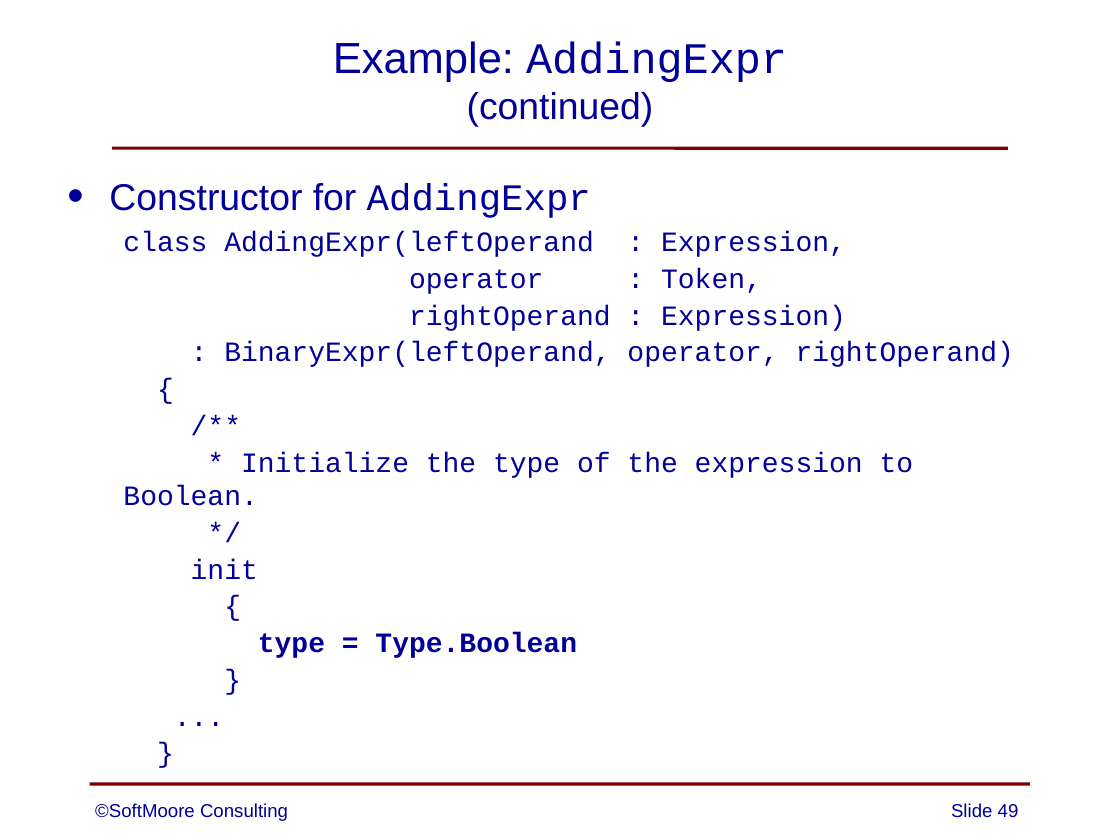
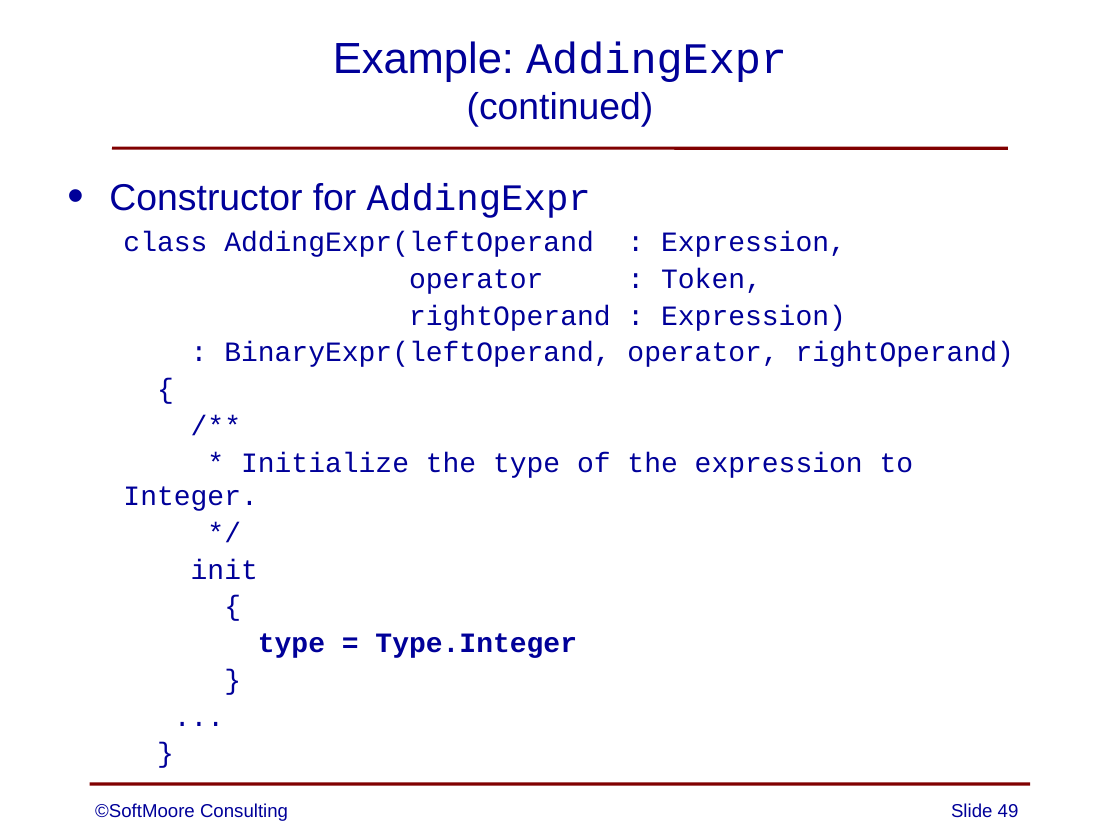
Before and after one commit to SoftMoore/CPRL-Kt, a slide deck: slide 49 of PowerPoint/08 - Abstract Syntax Trees.pptx. Drawn at 1120x840 pixels with LibreOffice and Linux fonts; fonts in the diff are those of the drawing. Boxes give left, top, right and bottom in pixels: in the first picture for what was removed or moved away, otherwise in the second. Text is boxed around its words. In the diff, an @@ line names an element or a change of style, - is before the commit and + after.

```diff
--- a/PowerPoint/08 - Abstract Syntax Trees.pptx
+++ b/PowerPoint/08 - Abstract Syntax Trees.pptx
@@ text at [123, 452, 914, 511]: text changed @@
-  * Initialize the type of the expression to Boolean.
+  * Initialize the type of the expression to Integer.
@@ text at [258, 633, 577, 658]: text changed @@
-  type = Type.Boolean
+  type = Type.Integer
```
Also in this commit, not shown: 1 other slide changed.
